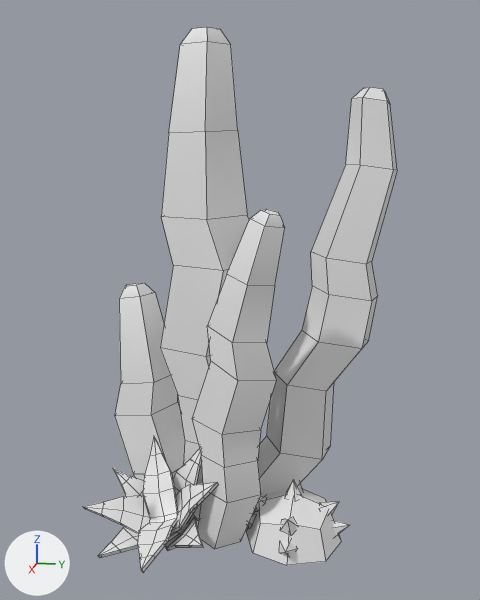
What one commit did to the FBX model Assets/General/Mesh/Cactus3.fbx.
Camera for both pictures: a camera (50 mm lens) standing at (9.08, 2.11, 5.94) and looking at (-0.08, 0.28, 3.65). The axes (+X, +Y, +Z) are drawn at lower left. The lights are the same throughout. The picture after the commit comes second. Mesh edges are drawn as thin lines. Where no turn or scale is listed for an object, it has been applied to the vertices.

The scene before the commit, as lines of its bpy script (objects in view):
```python
mat_cactus = principled_material('Cactus')
mat_cactus.base_color = (0.8, 0.8, 0.8)  # white #e7e7e7
me_cube_003 = bpy.data.meshes.new('Cube.003')
me_cube_003.from_pydata(...)  # 444 vertices, 430 faces; spans x -1.86..1.73, y -2.01..2.44, z -0.09..7.38
# faces by material slot: [223, 153, 54]
me_cube_003.materials.append(mat_cactus_piccoli)  # white #e7e7e7
me_cube_003.materials.append(mat_cactus)  # white #e7e7e7
me_cube_003.materials.append(mat_puntine_cactus)  # white #e7e7e7
ob_3 = bpy.data.objects.new('3', me_cube_003)
ob_3.location = (0.0, 0.0, 0.0)
```
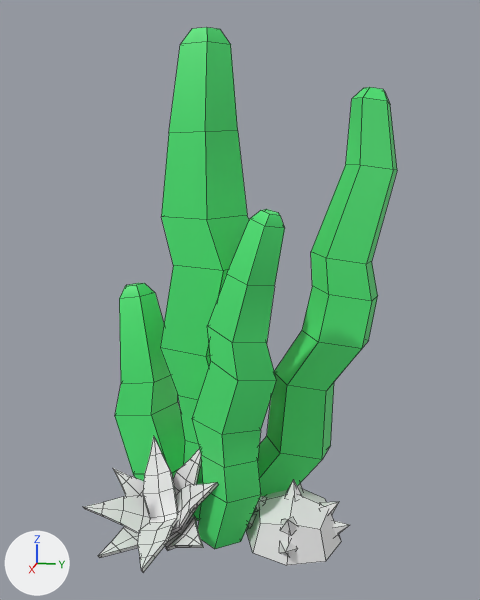
What differs and where, as boxes [x1, y1, x2, y2] in the pictures (480 x 600 px):
'3', recoloured (white to green)
    both: [115, 27, 397, 549]

Patch to the scene script:
```diff
--- a/Assets/General/Mesh/Cactus3.fbx.py
+++ b/Assets/General/Mesh/Cactus3.fbx.py
@@ mat_cactus @@
 mat_cactus = principled_material('Cactus')
-mat_cactus.base_color = (0.8, 0.8, 0.8)  # white #e7e7e7
+mat_cactus.base_color = (0.0679, 0.801, 0.17)  # green #4ae773
```
